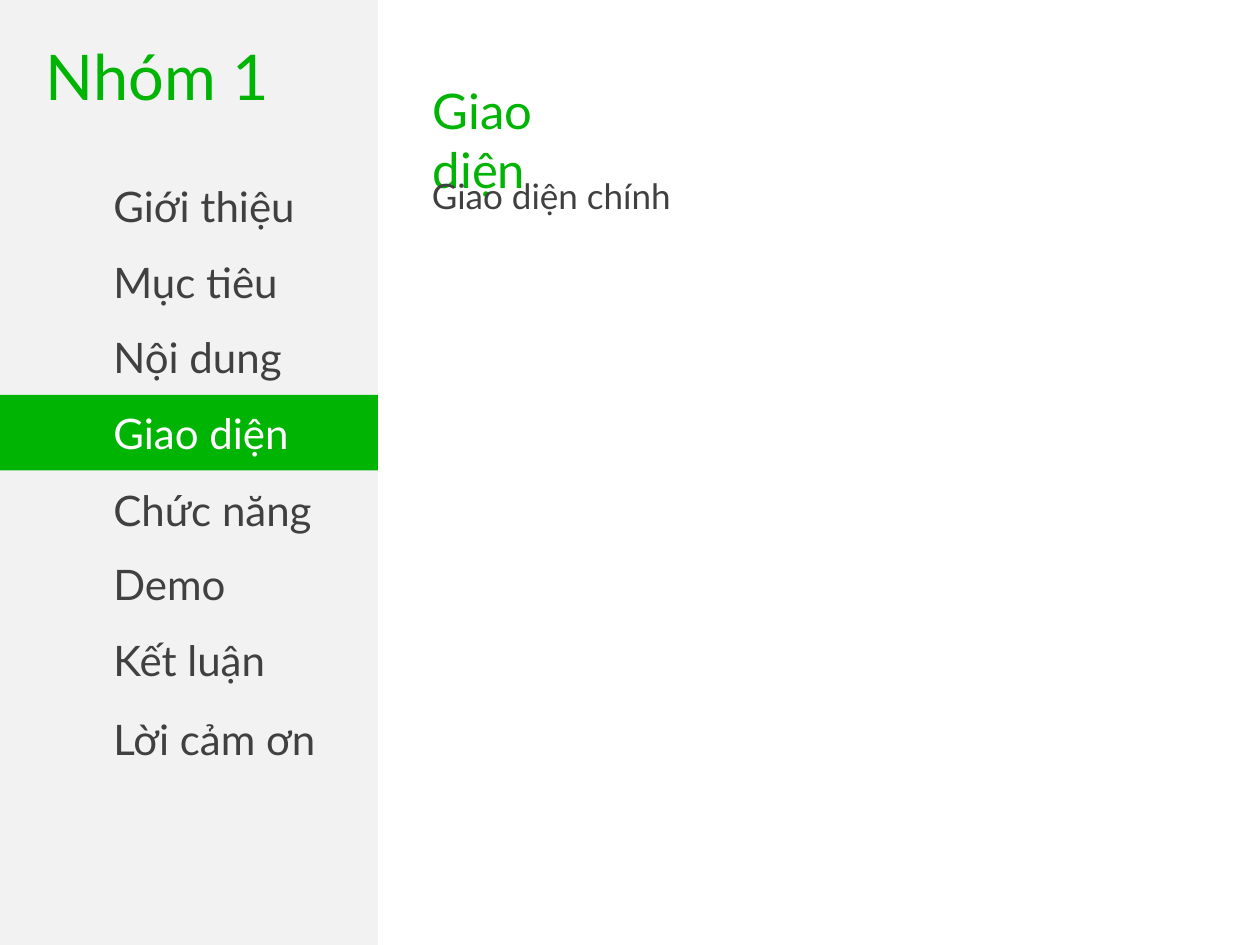
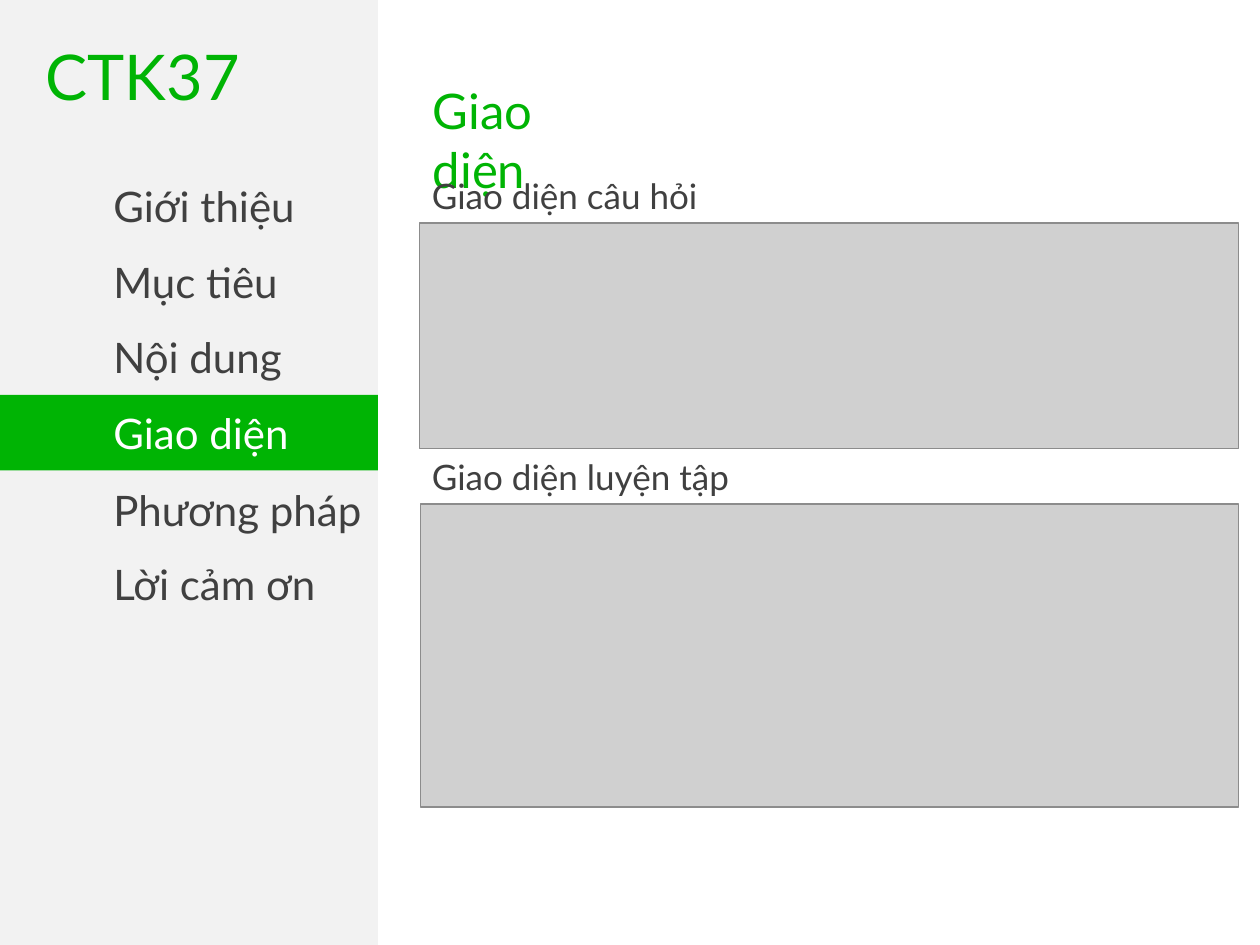
Before and after one commit to khanhvinhit/Do-An, a slide deck: slide 27 of THESIS/BaoCaov1.pptx. Drawn at 1260x945 pixels with LibreOffice and Linux fonts; fonts in the diff are those of the drawing; grey boxes stand for pictures. Boxes give left, top, right and bottom in pixels: in the first picture for what was removed or moved away, otherwise in the second. Text is boxed around its words. In the diff, an @@ line names an element or a change of style, - is before the commit and + after.

```diff
--- a/THESIS/BaoCaov1.pptx
+++ b/THESIS/BaoCaov1.pptx
@@ text at [46,54,240,101]: text changed @@
-Nhóm 1
+CTK37
@@ text at [432,179,698,216]: text changed @@
-Giao diện chính
+Giao diện câu hỏi
@@ picture added at [420,223,1239,449] @@
@@ text added at [432,464,729,496], 20 pt, text #404040 @@
+Giao diện luyện tập
@@ text in rectangle at [113,495,361,534]: text changed @@
-Chức năng
+Phương pháp
@@ picture added at [421,504,1239,808] @@
@@ text at [113,569,315,601]: text changed @@
-Demo
+Lời cảm ơn
@@ text removed at [113,642,265,684] @@
-Kết luận
@@ text removed at [113,724,315,756] @@
-Lời cảm ơn
```
Also in this commit, not shown: 27 other slides changed, 1 slide added, 3 slides removed, 1 other file.
